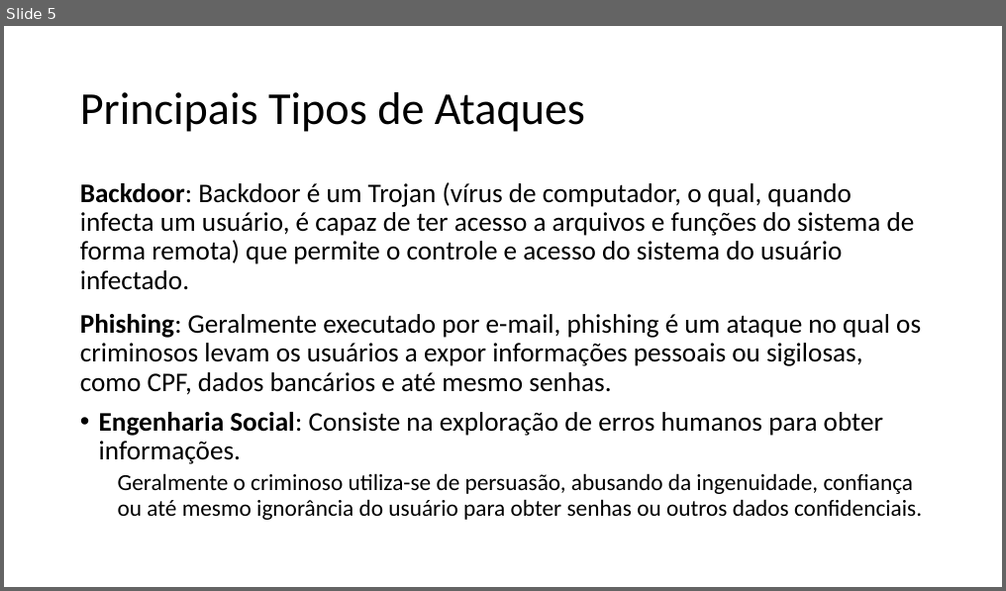
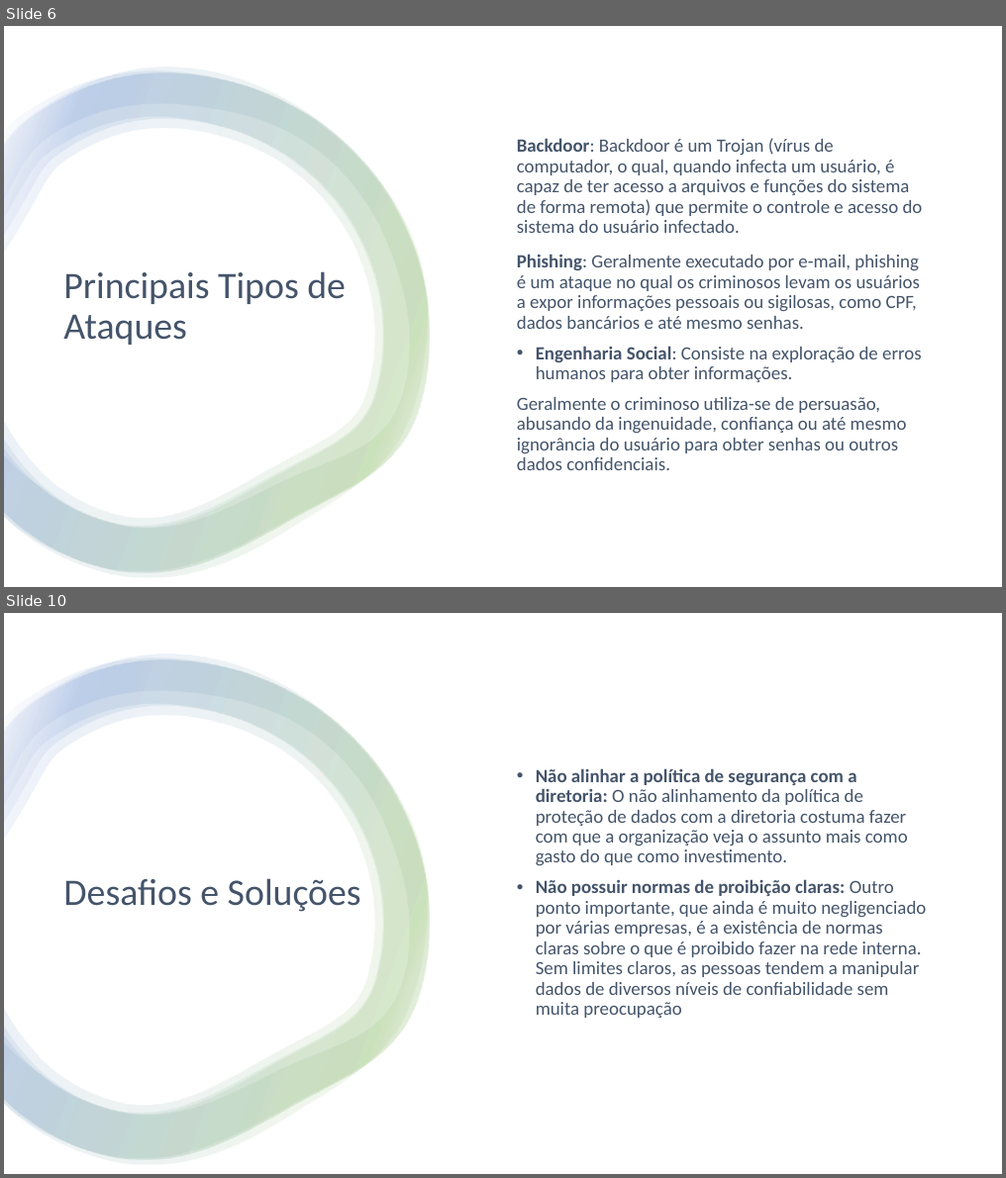
Before and after one commit to Material-IFSP/MPC-4, a slide deck: Apresentação.pptx. Shown one above the other, each under a label of ours: slide 5 before the commit, slides 6 and 10 after it; the slides between them are not shown. The pictures are 1006x591 and 1006x1178 pixels, drawn with LibreOffice and Linux fonts; fonts in the diff are those of the drawing. Boxes give left, top, right and bottom in pixels: in the first picture for what was removed or moved away, otherwise in the second. Text is boxed around its words. In the diff, an @@ line names an element or a change of style, - is before the commit and + after.

```diff
--- a/Apresentação.pptx
+++ b/Apresentação.pptx
@@ slide 10 added at bbox=[4, 613, 1002, 1174], background #FFFFFF @@
@@ rectangle added at bbox=[4, 613, 1002, 1174], fill #FFFFFF @@
@@ group added at bbox=[4, 655, 430, 1165]: 4 freeform shapes @@
@@ text added at bbox=[536, 768, 926, 1018], 18 pt, text #44546A @@
+• Não alinhar a política de segurança com a diretoria: O não alinhamento da política de proteção de dados com a diretoria costuma fazer com que a organização veja o assunto mais como gasto do que como investimento.
+• Não possuir normas de proibição claras: Outro ponto importante, que ainda é muito negligenciado por várias empresas, é a existência de normas claras sobre o que é proibido fazer na rede interna. Sem limites claros, as pessoas tendem a manipular dados de diversos níveis de confiabilidade sem muita preocupação
@@ title added at bbox=[63, 878, 361, 912], 36 pt, text #44546A @@
+Desafios e Soluções
@@ what was slide 5 is now slide 6 @@
@@ slide 6 changed as well @@
@@ rectangle added at bbox=[4, 26, 1002, 587], fill #FFFFFF @@
@@ group added at bbox=[4, 68, 430, 578]: 4 freeform shapes @@
@@ text "Backdoor: Backdoor é um Trojan ...": place and size @@
-text "Backdoor: Backdoor é um Trojan ..." at bbox=[80, 182, 922, 520]
+text "Backdoor: Backdoor é um Trojan ..." at bbox=[517, 138, 923, 471]
@@ text "Backdoor: Backdoor é um Trojan ..." at bbox=[517, 138, 923, 471]: size 25.9 to 18 pt in "Backdoor: Backdoor é um Trojan (vírus de ..."; text colour #000000 to #44546A; size 22.2 to 18 pt in "Geralmente o criminoso utiliza-se de persuasão, abusando ..."; list level 2 to 1 in "Geralmente o criminoso utiliza-se de ..."; vertical alignment top to middle @@
@@ title "Principais Tipos de Ataques": place and size @@
-title "Principais Tipos de Ataques" at bbox=[80, 92, 585, 132]
+title "Principais Tipos de Ataques" at bbox=[63, 272, 346, 345]
@@ title "Principais Tipos de Ataques" at bbox=[63, 272, 346, 345]: size 44 to 36 pt, text colour #000000 to #44546A @@
```
Also in this commit, not shown: 5 other slides changed, 15 other slides added, 6 slides removed.
